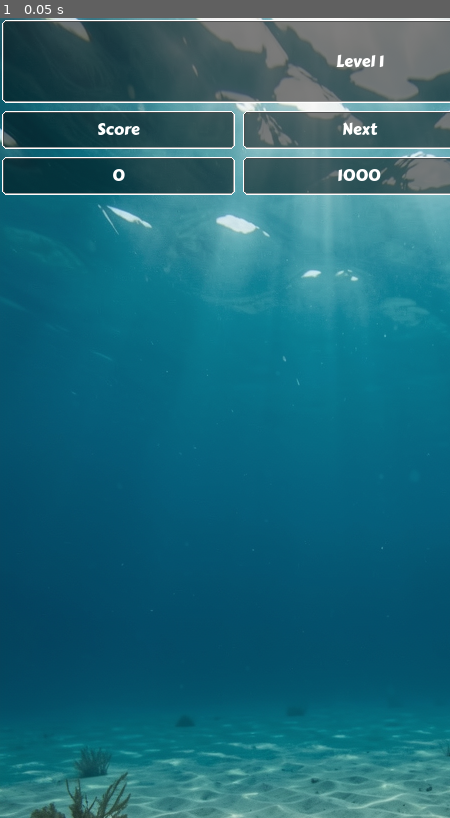
Above: before the commit, frame 1.
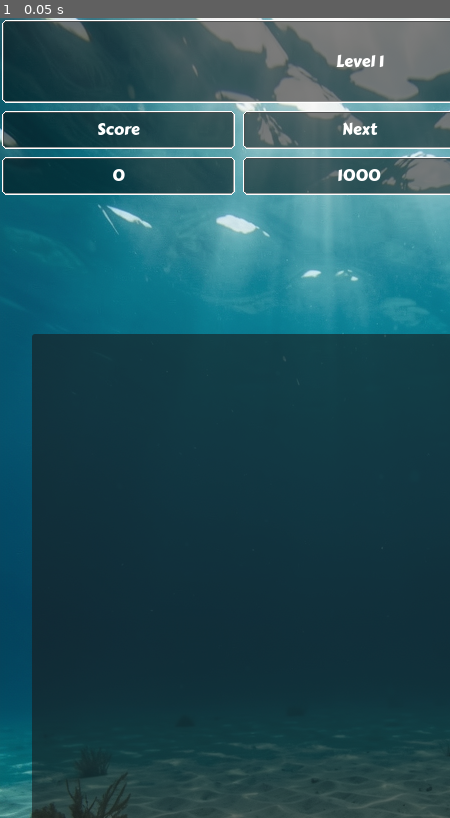
Above: after the commit, the same moment.

Repository: jahu00/SmallHax.SharkGame
Game: Godot game, scene res://Game.tscn
The game is run twice, just before and just after one commit, with the same random seed, the same clock (stepped at 60 frames per second) and the same inputs. This scene is started directly instead of the project's main scene.
Inputs:
- Up to frame 1 (0.05 s): no input

The runs differ from the first frame. In frame 1, 56% of the frame differs, in the area x 7-100%, y 39-100%.
Error in both runs: Invalid access to property or key 'tiles' on a base object of type 'Nil'. (res://Game.gd:51)

Commit message:
Removing remaining Node2D nodes in favor of Control

Diff:
--- a/Game.gd
+++ b/Game.gd
@@ -1,6 +1,6 @@
-extends Node2D
-
-@onready var tile_layer = get_node("TileLayer")
+extends Control
+
+@onready var tile_layer = find_child("TileLayer")
 @onready var score_label = get_node("UpperPanel/HBoxContainer/VBoxContainer/FrameContainer2/ScoreLabel")
 @onready var next_label = get_node("UpperPanel/HBoxContainer/VBoxContainer2/MarginContainer/NextLabel")
 @onready var level_label = get_node("UpperPanel/MarginContainer/LevelLabel")
--- a/Game.tscn
+++ b/Game.tscn
@@ -9,17 +9,36 @@
 [ext_resource type="PackedScene" path="res://PowerupBar.tscn" id="8"]
 [ext_resource type="Texture2D" uid="uid://mr4u4ouc55yp" path="res://coin.png" id="9"]
 
-[node name="Game" type="Node2D" unique_id=1359609501]
+[node name="Game" type="Control" unique_id=1359609501]
+layout_mode = 3
+anchors_preset = 15
+anchor_right = 1.0
+anchor_bottom = 1.0
+grow_horizontal = 2
+grow_vertical = 2
 script = ExtResource("1")
 
-[node name="Background" type="Sprite2D" parent="." unique_id=1662070748]
+[node name="Background" type="TextureRect" parent="." unique_id=1662070748]
+layout_mode = 0
 texture = ExtResource("2_r0x5m")
-centered = false
-
-[node name="TileLayer" type="Node2D" parent="." unique_id=878264916]
-position = Vector2(72, 352)
+
+[node name="TilePanel" type="Panel" parent="." unique_id=1426279562]
+custom_minimum_size = Vector2(656, 648)
+layout_mode = 1
+offset_left = 32.0
+offset_top = 316.0
+offset_right = 680.0
+offset_bottom = 964.0
+
+[node name="TileLayer" type="Control" parent="TilePanel" unique_id=358234003]
+anchors_preset = 0
+offset_left = 8.0
+offset_top = 4.0
+offset_right = 8.0
+offset_bottom = 4.0
 
 [node name="UpperPanel" type="VBoxContainer" parent="." unique_id=1237605225]
+layout_mode = 0
 offset_right = 720.0
 offset_bottom = 300.0
 
@@ -128,18 +147,18 @@
 [node name="BonusContainer" parent="UpperPanel" unique_id=1598520241 instance=ExtResource("7")]
 layout_mode = 2
 
-[node name="CoinDisplay" type="HBoxContainer" parent="UpperPanel"]
+[node name="CoinDisplay" type="HBoxContainer" parent="UpperPanel" unique_id=206364248]
 layout_mode = 2
 alignment = 2
 
-[node name="CoinIcon" type="TextureRect" parent="UpperPanel/CoinDisplay"]
+[node name="CoinIcon" type="TextureRect" parent="UpperPanel/CoinDisplay" unique_id=1867580723]
 custom_minimum_size = Vector2(24, 24)
 layout_mode = 2
 texture = ExtResource("9")
 expand_mode = 1
 stretch_mode = 5
 
-[node name="CoinLabel" type="Label" parent="UpperPanel/CoinDisplay"]
+[node name="CoinLabel" type="Label" parent="UpperPanel/CoinDisplay" unique_id=1082548017]
 custom_minimum_size = Vector2(80, 24)
 layout_mode = 2
 theme_override_fonts/font = ExtResource("3")
@@ -147,6 +166,7 @@
 vertical_alignment = 1
 
 [node name="LowerPanel" type="VBoxContainer" parent="." unique_id=327577241]
+layout_mode = 0
 offset_top = 980.0
 offset_right = 720.0
 offset_bottom = 1280.0
@@ -160,21 +180,21 @@
 theme_override_fonts/font = ExtResource("3")
 text = "Menu"
 
-[node name="PowerupBar" parent="LowerPanel" instance=ExtResource("8")]
+[node name="PowerupBar" parent="LowerPanel" unique_id=954443015 instance=ExtResource("8")]
 layout_mode = 2
 
 [node name="GameOverContainer" type="VBoxContainer" parent="." unique_id=823874072]
 visible = false
+layout_mode = 0
 offset_right = 720.0
 offset_bottom = 1280.0
 mouse_filter = 0
 
-[node name="GameOverButton" type="Button" parent="GameOverContainer"]
+[node name="GameOverButton" type="Button" parent="GameOverContainer" unique_id=282658279]
 layout_mode = 2
 size_flags_horizontal = 3
 size_flags_vertical = 3
 flat = true
-text = ""
 
 [node name="MarginContainer2" type="MarginContainer" parent="GameOverContainer" unique_id=2038357139]
 layout_mode = 2
--- a/SettingsMenu.gd
+++ b/SettingsMenu.gd
@@ -1,4 +1,4 @@
-extends Node2D
+extends Control
 
 @onready var back_button = get_node("CenterContainer/VBoxContainer/BackButton")
 @onready var reset_button = get_node("CenterContainer/VBoxContainer/ResetRow/ResetButton")
--- a/SettingsMenu.tscn
+++ b/SettingsMenu.tscn
@@ -1,26 +1,29 @@
-[gd_scene format=3]
+[gd_scene format=3 uid="uid://rjctkgb3yd2p"]
 
 [ext_resource type="FontFile" path="res://ScoreFont.tres" id="2"]
 [ext_resource type="Texture2D" uid="uid://dj3txg7weleny" path="res://assets/ingame.png" id="2_c0ofq"]
-[ext_resource type="Script" path="res://SettingsMenu.gd" id="3"]
+[ext_resource type="Script" uid="uid://b4uu0ver5gxf7" path="res://SettingsMenu.gd" id="3"]
 
-[node name="SettingsMenu" type="Node2D"]
+[node name="SettingsMenu" type="Control" unique_id=1515824006]
+layout_mode = 3
+anchors_preset = 0
 script = ExtResource("3")
 
-[node name="Background" type="Sprite2D" parent="."]
+[node name="Background" type="TextureRect" parent="." unique_id=732893312]
+layout_mode = 0
 texture = ExtResource("2_c0ofq")
-centered = false
 
-[node name="CenterContainer" type="CenterContainer" parent="."]
+[node name="CenterContainer" type="CenterContainer" parent="." unique_id=930565090]
+layout_mode = 0
 offset_right = 720.0
 offset_bottom = 1280.0
 
-[node name="VBoxContainer" type="VBoxContainer" parent="CenterContainer"]
+[node name="VBoxContainer" type="VBoxContainer" parent="CenterContainer" unique_id=1311261516]
 custom_minimum_size = Vector2(600, 0)
 layout_mode = 2
 theme_override_constants/separation = 16
 
-[node name="TitleLabel" type="Label" parent="CenterContainer/VBoxContainer"]
+[node name="TitleLabel" type="Label" parent="CenterContainer/VBoxContainer" unique_id=851636460]
 custom_minimum_size = Vector2(600, 60)
 layout_mode = 2
 theme_override_fonts/font = ExtResource("2")
@@ -28,32 +31,32 @@
 horizontal_alignment = 1
 vertical_alignment = 1
 
-[node name="ResetRow" type="HBoxContainer" parent="CenterContainer/VBoxContainer"]
+[node name="ResetRow" type="HBoxContainer" parent="CenterContainer/VBoxContainer" unique_id=821967289]
 custom_minimum_size = Vector2(600, 50)
 layout_mode = 2
 theme_override_constants/separation = 12
 
-[node name="ResetLabel" type="Label" parent="CenterContainer/VBoxContainer/ResetRow"]
+[node name="ResetLabel" type="Label" parent="CenterContainer/VBoxContainer/ResetRow" unique_id=1794064919]
 custom_minimum_size = Vector2(300, 50)
 layout_mode = 2
 theme_override_fonts/font = ExtResource("2")
 text = "Erase all progress"
 vertical_alignment = 1
 
-[node name="ResetButton" type="Button" parent="CenterContainer/VBoxContainer/ResetRow"]
+[node name="ResetButton" type="Button" parent="CenterContainer/VBoxContainer/ResetRow" unique_id=1003657622]
 custom_minimum_size = Vector2(280, 50)
 layout_mode = 2
 theme_override_fonts/font = ExtResource("2")
 text = "Reset Game Data"
 
-[node name="ConfirmationLabel" type="Label" parent="CenterContainer/VBoxContainer"]
+[node name="ConfirmationLabel" type="Label" parent="CenterContainer/VBoxContainer" unique_id=1910310301]
 custom_minimum_size = Vector2(600, 40)
 layout_mode = 2
 theme_override_fonts/font = ExtResource("2")
 horizontal_alignment = 1
 vertical_alignment = 1
 
-[node name="BackButton" type="Button" parent="CenterContainer/VBoxContainer"]
+[node name="BackButton" type="Button" parent="CenterContainer/VBoxContainer" unique_id=537408562]
 custom_minimum_size = Vector2(360, 50)
 layout_mode = 2
 size_flags_horizontal = 4
--- a/Shop.gd
+++ b/Shop.gd
@@ -1,4 +1,4 @@
-extends Node2D
+extends Control
 
 @onready var coin_label = get_node("CoinDisplay/CoinLabel")
 @onready var back_button = get_node("CenterContainer/VBoxContainer/BackButton")
--- a/Shop.tscn
+++ b/Shop.tscn
@@ -5,14 +5,17 @@
 [ext_resource type="Script" uid="uid://cy4a5rggmhghn" path="res://Shop.gd" id="3"]
 [ext_resource type="Texture2D" uid="uid://mr4u4ouc55yp" path="res://coin.png" id="4"]
 
-[node name="Shop" type="Node2D" unique_id=442492241]
+[node name="Shop" type="Control" unique_id=2000992995]
+layout_mode = 3
+anchors_preset = 0
 script = ExtResource("3")
 
-[node name="Background" type="Sprite2D" parent="." unique_id=1898127269]
+[node name="Background" type="TextureRect" parent="." unique_id=1719950030]
+layout_mode = 0
 texture = ExtResource("2_c0ofq")
-centered = false
 
 [node name="CoinDisplay" type="HBoxContainer" parent="." unique_id=1162021107]
+layout_mode = 0
 offset_left = 520.0
 offset_top = 20.0
 offset_right = 700.0
@@ -33,6 +36,7 @@
 vertical_alignment = 1
 
 [node name="CenterContainer" type="CenterContainer" parent="." unique_id=620593211]
+layout_mode = 0
 offset_right = 720.0
 offset_bottom = 1280.0
 
--- a/SpinningWheel.gd
+++ b/SpinningWheel.gd
@@ -1,4 +1,4 @@
-extends Node2D
+extends Control
 
 const PRIZES = [
 	{"type": "nothing", "amount": 0},
--- a/SpinningWheel.tscn
+++ b/SpinningWheel.tscn
@@ -5,14 +5,17 @@
 [ext_resource type="Script" uid="uid://deohlc7xstvum" path="res://SpinningWheel.gd" id="3"]
 [ext_resource type="Texture2D" uid="uid://mr4u4ouc55yp" path="res://coin.png" id="4"]
 
-[node name="SpinningWheel" type="Node2D" unique_id=920864436]
+[node name="SpinningWheel" type="Control" unique_id=546621545]
+layout_mode = 3
+anchors_preset = 0
 script = ExtResource("3")
 
-[node name="Background" type="Sprite2D" parent="." unique_id=916860691]
+[node name="Background" type="TextureRect" parent="." unique_id=1943462593]
+layout_mode = 0
 texture = ExtResource("2_artia")
-centered = false
 
 [node name="CoinDisplay" type="HBoxContainer" parent="." unique_id=686871427]
+layout_mode = 0
 offset_left = 520.0
 offset_top = 20.0
 offset_right = 700.0
@@ -33,6 +36,7 @@
 vertical_alignment = 1
 
 [node name="CenterContainer" type="CenterContainer" parent="." unique_id=1982501827]
+layout_mode = 0
 offset_right = 720.0
 offset_bottom = 1280.0
 
--- a/Tile.gd
+++ b/Tile.gd
@@ -1,7 +1,6 @@
-extends Area2D
+extends Control
 
 
-# Declare member variables here. Examples:
 var selected = false: set = set_selected
 @onready var sprite = get_node("Sprite2D")
 @onready var animationPlayer = get_node("AnimationPlayer")
@@ -16,19 +15,16 @@
 signal clicked
 signal destroyed
 
-# Called when the node enters the scene tree for the first time.
 func _ready():
-	connect("input_event", Callable(self, "_on_Tile_input_event"))
 	set_color(data.color)
 	animationPlayer.play("Default")
-	pass # Replace with function body.
 
 func init(tile_data):
 	data = tile_data
 	position = get_expected_position()
 
 func get_expected_position():
-	return Vector2(data.x * Settings.tile_width, data.y  * Settings.tile_height)
+	return Vector2(data.x * Settings.tile_width, data.y * Settings.tile_height)
 
 func set_color(value):
 	sprite.frame_coords.x = data.color
@@ -37,11 +33,10 @@
 	selected = value
 	sprite.frame_coords.y = 1 if selected else 0
 
-func _on_Tile_input_event(camera, event, _position):
-	if (event is InputEventMouseButton):
-		if (event.is_pressed()):
+func _gui_input(event):
+	if event is InputEventMouseButton:
+		if event.is_pressed():
 			emit_signal("clicked", self)
-		#setSelected(!selected)
 
 func destroy():
 	animationPlayer.connect("animation_finished", Callable(self, "_on_destroyed"))
--- a/Tile.tscn
+++ b/Tile.tscn
@@ -2,9 +2,6 @@
 
 [ext_resource type="Script" uid="uid://bjvyjlt077y0c" path="res://Tile.gd" id="1"]
 [ext_resource type="Texture2D" uid="uid://dgkkfe4t045hn" path="res://assets/tiles.png" id="2_je3b2"]
-
-[sub_resource type="RectangleShape2D" id="1"]
-size = Vector2(64, 64)
 
 [sub_resource type="Animation" id="2"]
 resource_name = "Default"
@@ -133,19 +130,23 @@
 &"RESET": SubResource("4")
 }
 
-[node name="Tile" type="Area2D" unique_id=743962667]
+[node name="Tile" type="Control" unique_id=743962667]
+custom_minimum_size = Vector2(64, 64)
+layout_mode = 3
+anchors_preset = 0
+offset_right = 64.0
+offset_bottom = 64.0
 scale = Vector2(1.5, 1.5)
+pivot_offset = Vector2(32, 32)
 script = ExtResource("1")
 
 [node name="Sprite2D" type="Sprite2D" parent="." unique_id=1453779915]
 modulate = Color(1, 1, 1, 0)
+position = Vector2(32, 32)
 scale = Vector2(0.54, 0.54)
 texture = ExtResource("2_je3b2")
 hframes = 6
 vframes = 2
 
-[node name="CollisionShape2D" type="CollisionShape2D" parent="." unique_id=1607950077]
-shape = SubResource("1")
-
 [node name="AnimationPlayer" type="AnimationPlayer" parent="." unique_id=699530018]
 libraries/ = SubResource("AnimationLibrary_au6lh")
Binary file removed: abstract-aluminum-architecture-720.jpg
Not shown, removed: abstract-aluminum-architecture-720.jpg.import
